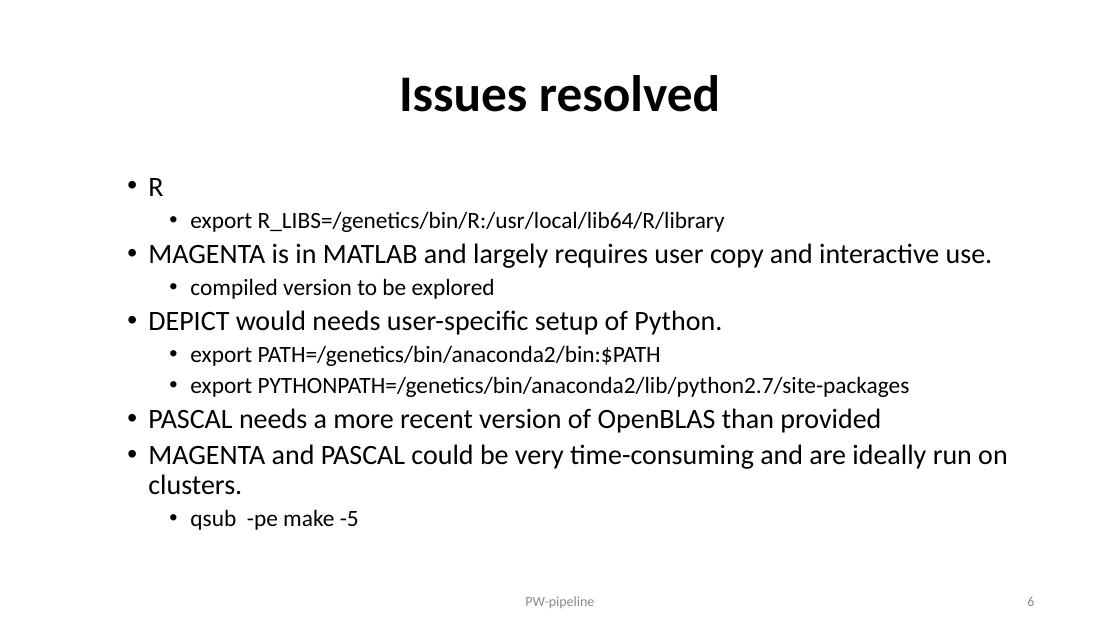
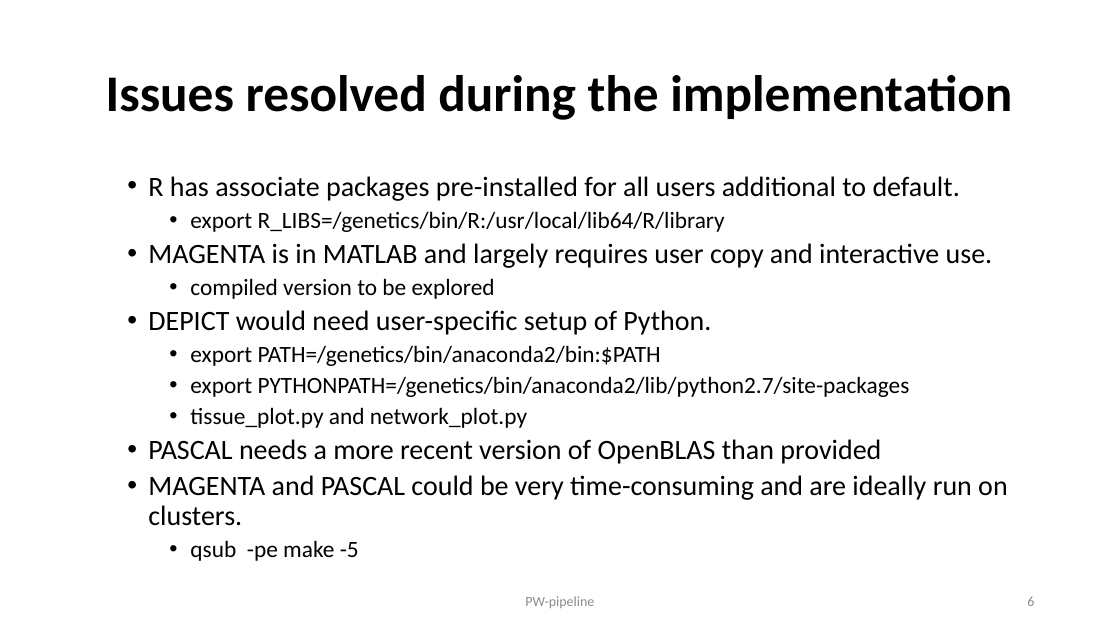
Before and after one commit to jinghuazhao/PW-pipeline, a slide deck: slide 6 of README.pptx. Drawn at 1120x630 pixels with LibreOffice and Linux fonts; fonts in the diff are those of the drawing. Boxes give left, top, right and bottom in pixels: in the first picture for what was removed or moved away, otherwise in the second. Text is boxed around its words. In the diff, an @@ line names an element or a change of style, - is before the commit and + after.

```diff
--- a/README.pptx
+++ b/README.pptx
@@ title at [106, 75, 1012, 120]: text changed @@
-Issues resolved
+Issues resolved during the implementation
@@ text at [148, 176, 960, 201]: text changed @@
-  • R
+  • R has associate packages pre-installed for all users additional to default.
@@ text at [148, 310, 711, 335]: text changed @@
-  • DEPICT would needs user-specific setup of Python.
+  • DEPICT would need user-specific setup of Python.
@@ text at [190, 407, 527, 428]: paragraph added @@
+    • tissue_plot.py and network_plot.py
```
Also in this commit, not shown: 6 other slides changed, 1 slide added.
